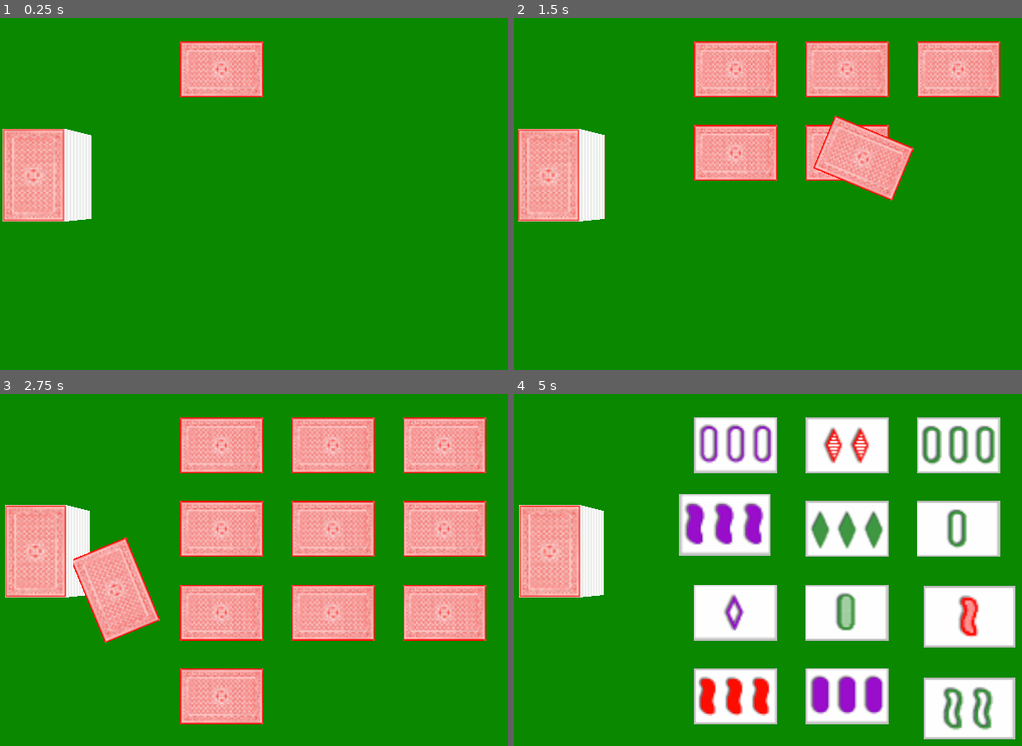
Above: before the commit, frames 1-4 (two rows, left to right).
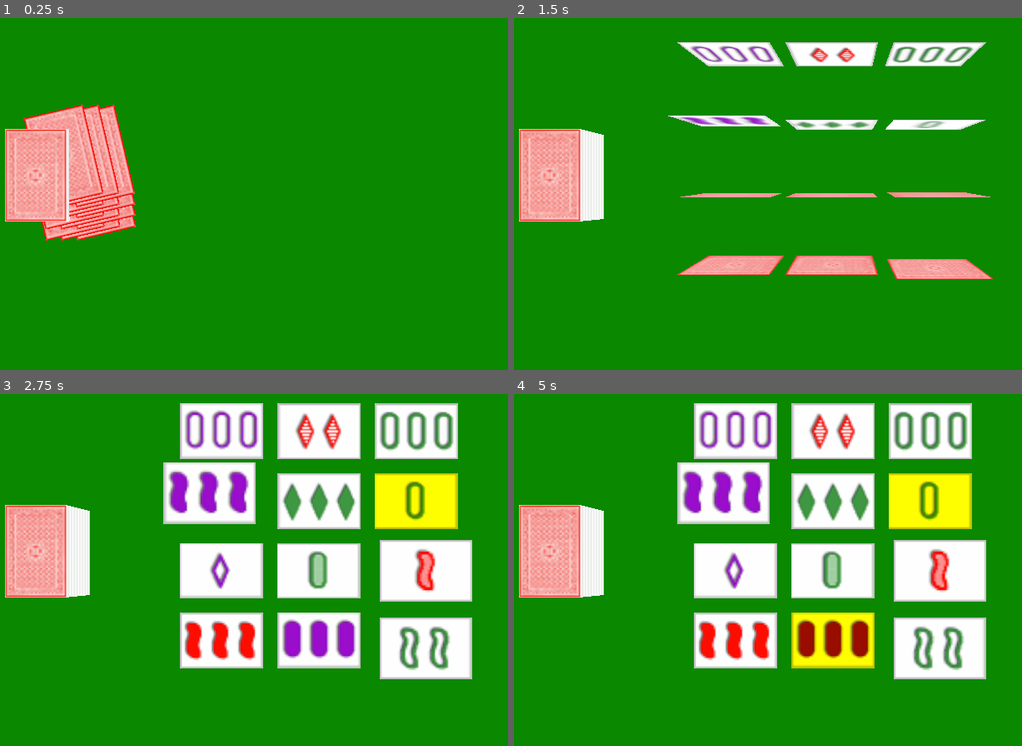
Above: after the commit, the same moments.

Repository: BenjaminHinchliff/set-game
Game: Godot game, scene res://Main.tscn
The game is run twice, just before and just after one commit, with the same random seed, the same clock (stepped at 60 frames per second) and the same inputs.
Inputs (mouse positions are in pixels of both pictures, inside the frame that each line leads up to):
- Up to frame 1 (0.25 s): no input
- Up to frame 2 (1.5 s): move the mouse to (991, 176) at 0.52 s; click (991, 176) at 0.67 s; move the mouse to (712, 215) at 1.27 s; click (712, 215) at 1.42 s
- Up to frame 3 (2.75 s): move the mouse to (401, 485) at 2.02 s; click (401, 485) at 2.17 s
- Up to frame 4 (5 s): move the mouse to (813, 647) at 2.77 s; click (813, 647) at 2.92 s; move the mouse to (outside the picture) at 3.52 s; click (outside the picture) at 3.67 s; move the mouse to (646, 513) at 4.27 s; click (646, 513) at 4.42 s

The runs differ from the first frame. In frame 1, 8.9% of the frame differs, in the area x 0-52%, y 6-64%; in frame 2, 20%; in frame 3, 47%, in the area x 0-96%, y 2-94%; in frame 4, 44%.

Commit message:
completed code and added exports

Diff:
--- a/Card/Card.gd
+++ b/Card/Card.gd
@@ -35,6 +35,7 @@
 var ready := false
 var is_moving := false
 var selected := false
+var usable := true
 
 onready var tween := $Tween as Tween
 onready var front := $Front as MeshInstance
@@ -61,7 +62,7 @@
 		_click_normal: Vector3,
 		_shape_idx: int
 	) -> void:
-	if event is InputEventMouseButton and event.is_pressed():
+	if event is InputEventMouseButton and event.is_pressed() and usable:
 		emit_signal("card_clicked", self)
 
 func toggle_selection():
--- a/Main.gd
+++ b/Main.gd
@@ -10,6 +10,7 @@
 var selected_cards := []
 var _card_final_y_offset := 0.0
 var has_game_ended := false
+var last_row := 0
 
 onready var deck := $Deck as Deck
 onready var card_collection_loc := $CardCollectLocation as Spatial
@@ -25,42 +26,69 @@
 	card.toggle_selection()
 	if selected_cards.size() == 3:
 		var is_set: bool = self.callv("_is_set", selected_cards)
+		var new_cards := []
 		for card in selected_cards:
 			if is_set:
-				var target_rot: Vector3 = card.rotation
-				target_rot.y = card_collection_loc.rotation.y
-				card.move_to(
-					card_collection_loc.translation
-						+ Vector3(0.0, _card_final_y_offset, 0.0),
-					target_rot,
-					0.5
-				)
-				_card_final_y_offset += 0.025
+				var target_trans: Vector3 = card.translation
+				target_trans.y = 0.0
+				var next = _draw_and_move_card(target_trans, draw_time)
+				if next != null:
+					var target_rot: Vector3 = card.rotation
+					target_rot.y = card_collection_loc.rotation.y
+					card.move_to(
+						card_collection_loc.translation
+							+ Vector3(0.0, _card_final_y_offset, 0.0),
+						target_rot,
+						0.5
+					)
+					_card_final_y_offset += 0.025
+					new_cards.push_back(next)
+				card.usable = false
 				drawn_cards.erase(card)
 			card.toggle_selection()
 		selected_cards.clear()
 		if is_set:
+			for card in new_cards:
+				yield(card, "move_completed")
 			if !_do_sets_remain():
-				_redraw_cards()
+				_add_additional_cards()
 			elif debug_mode:
 				_highlight_set()
 
 func _redraw_cards() -> void:
-	while !_do_sets_remain() and !has_game_ended:
+	if !has_game_ended:
 		_clear_current_cards()
 		for y in range(0, size.y):
+			last_row = y
 			for x in range(0, size.x):
 				_draw_and_move_card(
 					Vector3(start.x + step.x * x, 0.0, start.y + step.y * y),
 					draw_time
 				)
-				yield(get_tree().create_timer(draw_time), "timeout")
-		for card in drawn_cards:
-			(card as Card).flip()
 		for card in drawn_cards:
 			yield(card, "flip_completed")
+		for card in drawn_cards:
+			card.flip()
+		_add_additional_cards()
+
+func _add_additional_cards() -> void:
+	while !_do_sets_remain() and !has_game_ended:
+		last_row += 1
+		var new_cards := []
+		for x in range(0, size.x):
+			var card := _draw_and_move_card(
+				Vector3(start.x + step.x * x, 0.0, start.y + step.y * last_row),
+				draw_time
+			)
+			if card != null:
+				new_cards.push_back(card)
+		for card in new_cards:
+			yield(card, "move_completed")
+		for card in new_cards:
+			card.flip()
 	if debug_mode:
 		_highlight_set()
+
 # for debugging purposes
 func _highlight_set() -> void:
 	var set := _find_set(drawn_cards, [])
@@ -73,7 +101,7 @@
 		)
 
 # place to move to
-func _draw_and_move_card(pos: Vector3, time: float) -> void:
+func _draw_and_move_card(pos: Vector3, time: float) -> Card:
 	var drawn_card := deck.draw_card()
 	if drawn_card != null:
 		add_child(drawn_card)
@@ -83,12 +111,19 @@
 				.get_global_transform()
 		drawn_card.translation = spawn_transform.origin
 		drawn_card.rotation.y = spawn_transform.basis.z.angle_to(Vector3(0, 0, 1))
-		var target_rot := drawn_card.rotation
-		target_rot.y = PI
-		drawn_card.move_to(pos, target_rot, time)
+		_move_and_flip_card(drawn_card, pos, time)
 	else:
 		_clear_current_cards()
 		has_game_ended = true
+	return drawn_card
+
+func _move_and_flip_card(card: Card, pos: Vector3, time: float) -> void:
+	var target_rot := card.rotation
+	target_rot.y = PI
+	card.move_to(pos, target_rot, time)
+	yield(card, "move_completed")
+	yield(card, "flip_completed")
+	card.flip()
 
 func _clear_current_cards() -> void:
 	while drawn_cards.size() > 0:
--- a/Main.tscn
+++ b/Main.tscn
@@ -11,9 +11,9 @@
 [node name="Main" type="Spatial"]
 script = ExtResource( 2 )
 debug_mode = true
-start = Vector2( -4, -0.5 )
-step = Vector2( 4, 3 )
-draw_time = 0.25
+start = Vector2( -4, -1 )
+step = Vector2( 3.5, 2.5 )
+draw_time = 1.0
 
 [node name="Deck" parent="." instance=ExtResource( 1 )]
 transform = Transform( -1.62921e-07, 0, 1, 0, 1, 0, -1, 0, -1.62921e-07, -9.689, 0.5, 3.363 )
Not shown, added: export_presets.cfg
Not shown, added: Exports/Set.exe
Not shown, added: Exports/Set.html
Not shown, added: Exports/Set.js
Not shown, added: Exports/Set.pck
Not shown, added: Exports/Set.png
Not shown, added: Exports/Set.wasm
Not shown, added: Exports/Set.x86_64
Not shown, added: Exports/Set.zip
